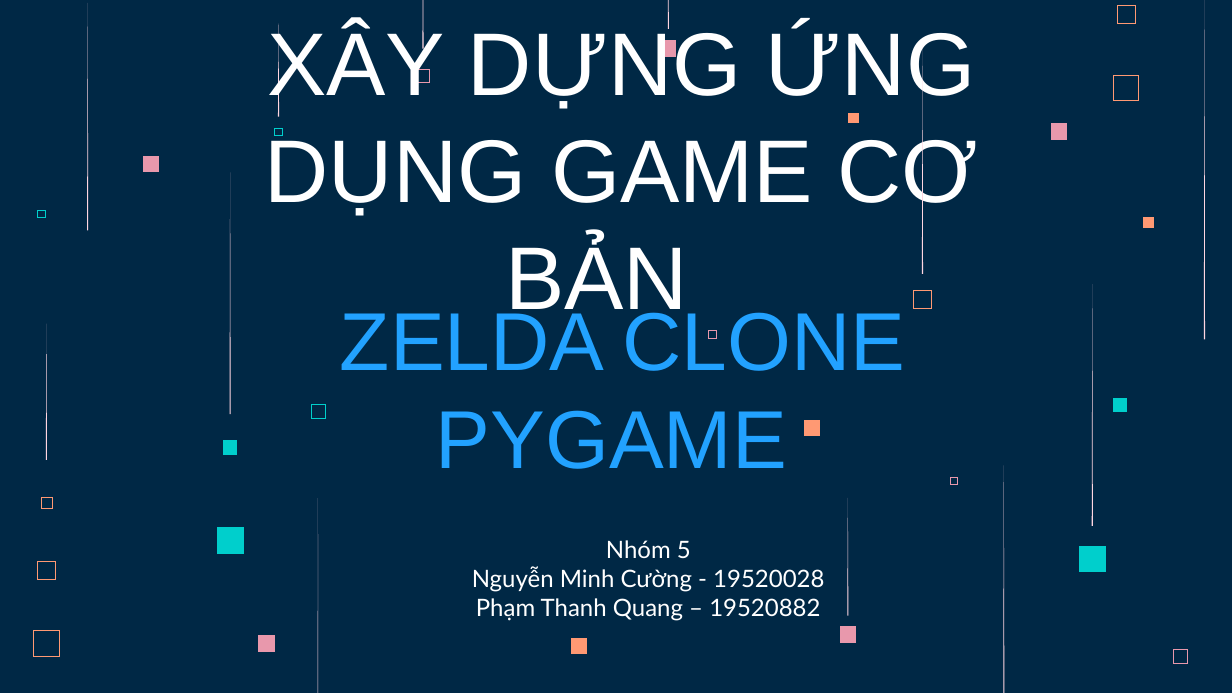
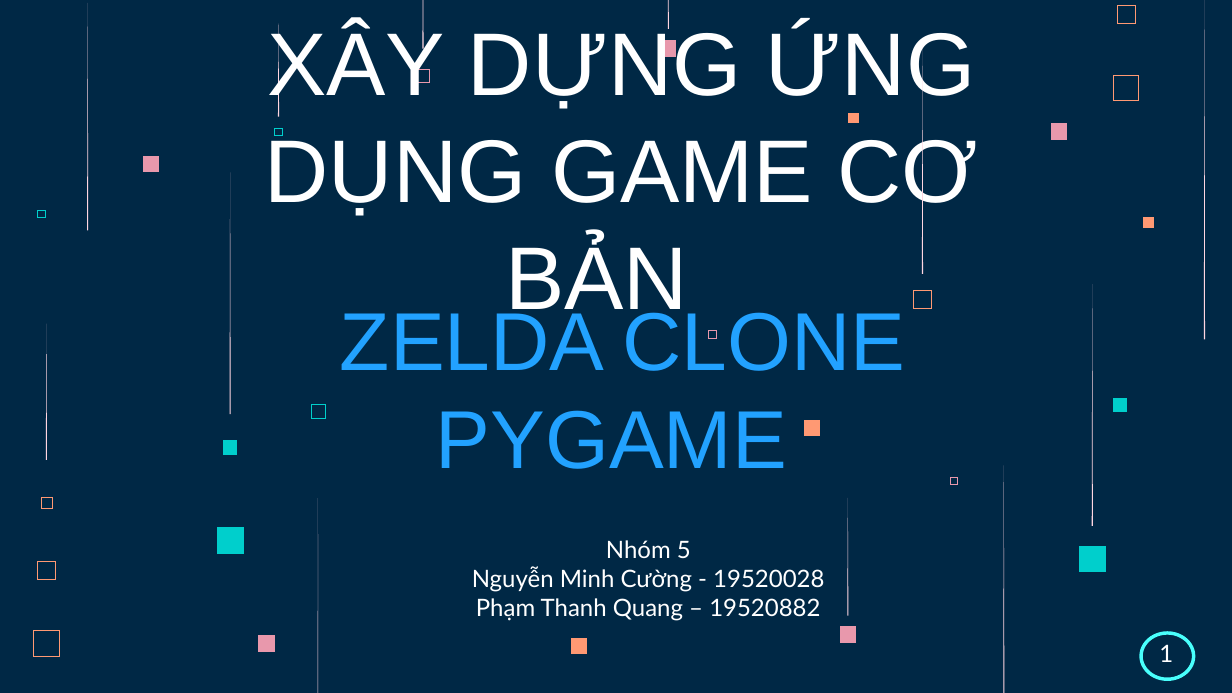
Before and after one commit to quang-pth/zelda-clone-pygame, a slide deck: slide 1 of slide-bao-cao.pptx. Drawn at 1232x693 pixels with LibreOffice and Linux fonts; fonts in the diff are those of the drawing. Boxes give left, top, right and bottom in pixels: in the first picture for what was removed or moved away, otherwise in the second. Text is boxed around its words. In the diff, an @@ line names an element or a change of style, - is before the commit and + after.

```diff
--- a/slide-bao-cao.pptx
+++ b/slide-bao-cao.pptx
@@ ellipse added at [1141,633,1194,680], fill #002845, outline #49FFFC 2 pt @@
@@ text added at [1159,644,1173,662], 14 pt, text #FFFFFF @@
+1
@@ freeform shape removed at [1174,649,1188,663] @@
```
Also in this commit, not shown: 4 other slides changed, 4 slides added, 2 slides removed.
